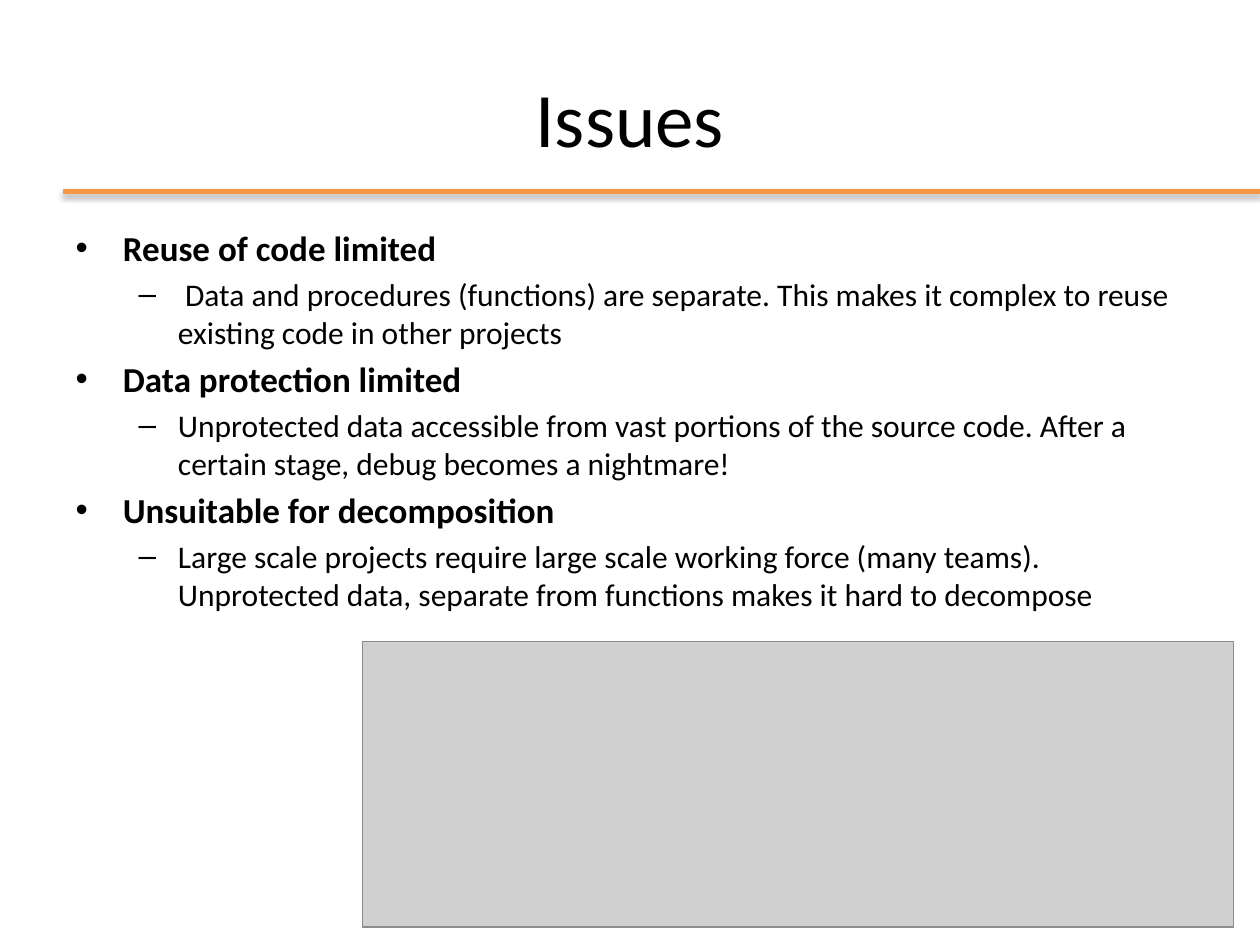
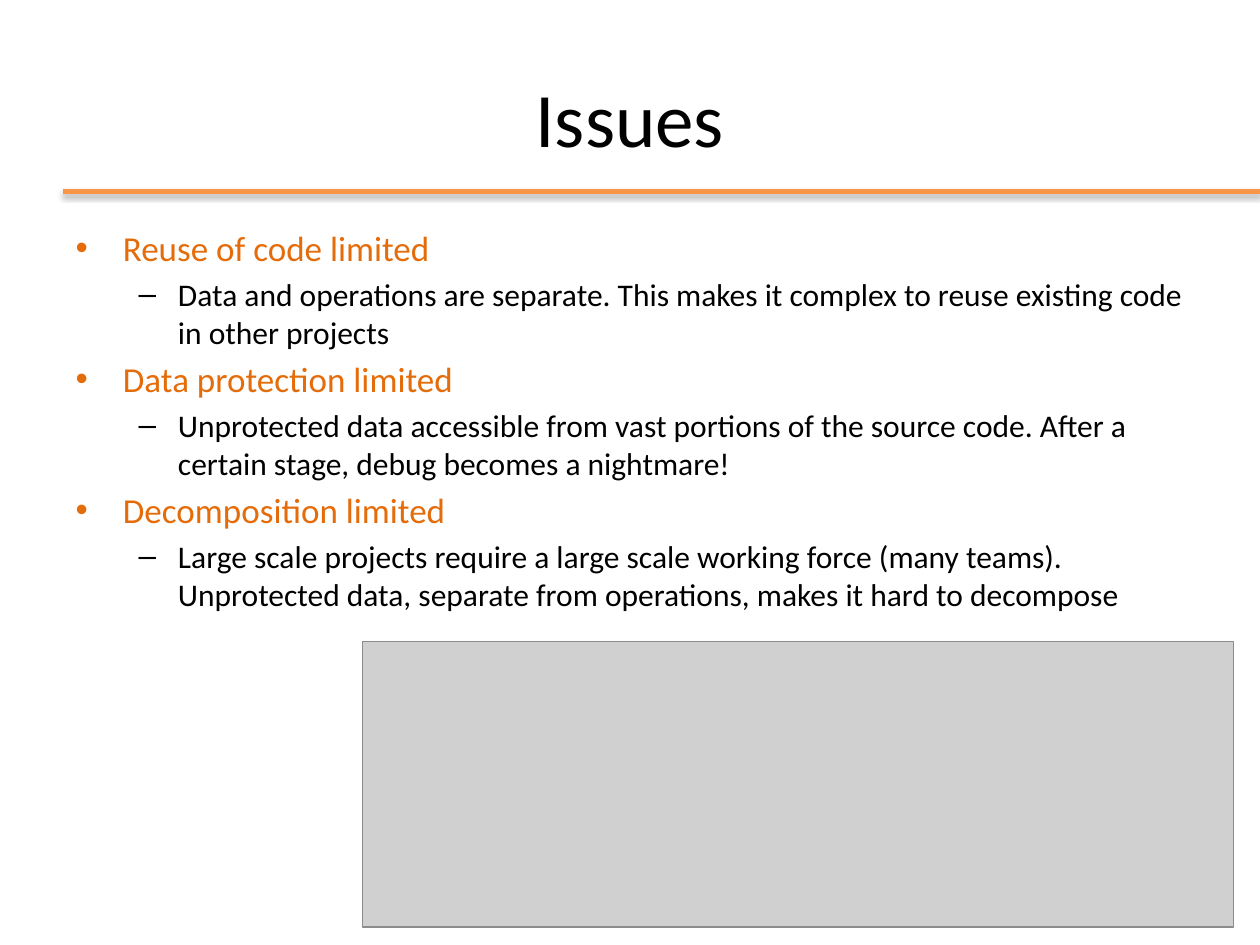
Before and after one commit to plctechnician/ooprogramming, a slide deck: slide 15 of java/slides/ppt/01 - Java From Functions to Objects.pptx (slide 16 before the commit). Drawn at 1260x945 pixels with LibreOffice and Linux fonts; fonts in the diff are those of the drawing; grey boxes stand for pictures; background and template pictures are left out. Boxes give left, top, right and bottom in pixels: in the first picture for what was removed or moved away, otherwise in the second. Text is boxed around its words. In the diff, an @@ line names an element or a change of style, - is before the commit and + after.

```diff
--- a/java/slides/ppt/01 - Java From Functions to Objects.pptx
+++ b/java/slides/ppt/01 - Java From Functions to Objects.pptx
@@ text at [123,236,452,398]: text colour #000000 to #E46C0A, bold off in "Reuse of code limited", "Data protection limited" @@
@@ text at [178,284,1182,350]: text changed @@
-  – Data and procedures (functions) are separate. This makes it complex to reuse existing code in other projects
+  – Data and operations are separate. This makes it complex to reuse existing code in other projects
@@ text at [123,498,1118,611]: text changed @@
-• Unsuitable for decomposition
-  – Large scale projects require large scale working force (many teams). Unprotected data, separate from functions makes it hard to decompose
+• Decomposition limited
+  – Large scale projects require a large scale working force (many teams). Unprotected data, separate from operations, makes it hard to decompose
```
Also in this commit, not shown: 17 other slides changed, 3 slides added, 8 slides removed, 1 other file.
